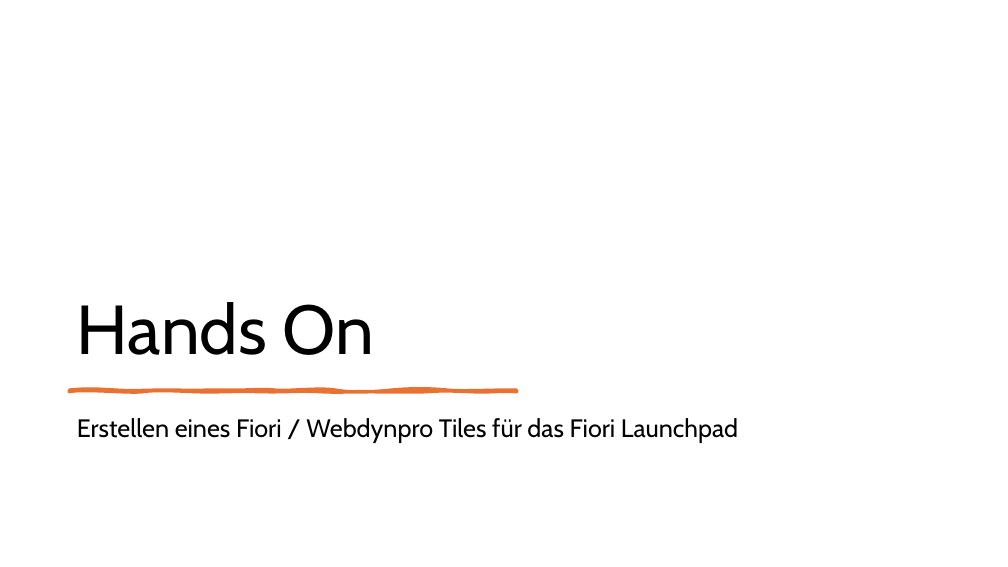
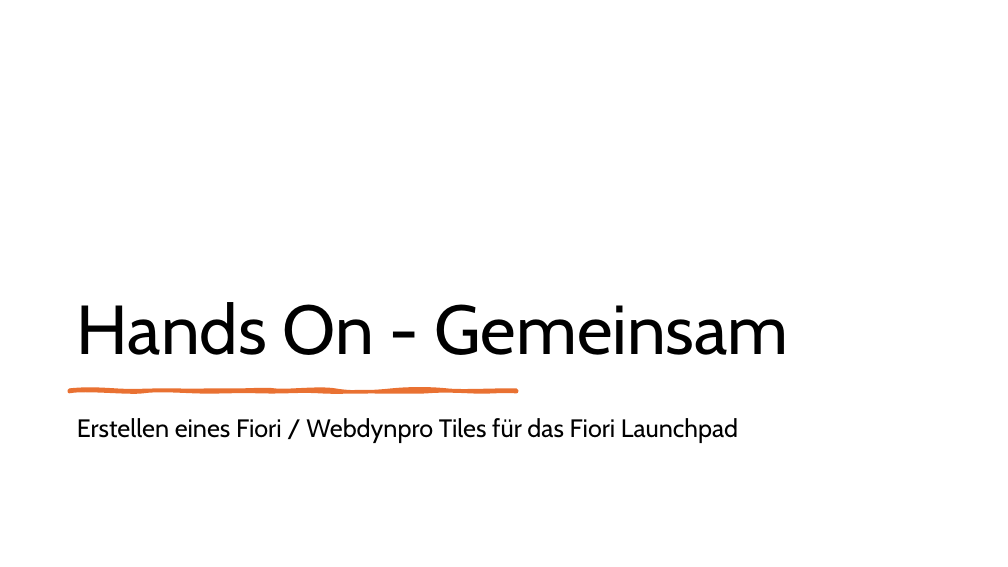
Before and after one commit to DevelopmentBvise/Schulung, a slide deck: slide 23 of CDS presentation/Tag2_Data Modeling with Core Data Services.pptx (slide 5 before the commit). Drawn at 1008x567 pixels with LibreOffice and Linux fonts; fonts in the diff are those of the drawing. Boxes give left, top, right and bottom in pixels: in the first picture for what was removed or moved away, otherwise in the second. Text is boxed around its words. In the diff, an @@ line names an element or a change of style, - is before the commit and + after.

```diff
--- a/CDS presentation/Tag2_Data Modeling with Core Data Services.pptx
+++ b/CDS presentation/Tag2_Data Modeling with Core Data Services.pptx
@@ title at box(77, 302, 789, 355): text changed @@
-Hands On
+Hands On - Gemeinsam
```
Also in this commit, not shown: 29 slides added, 4 slides removed, 4 other files.
